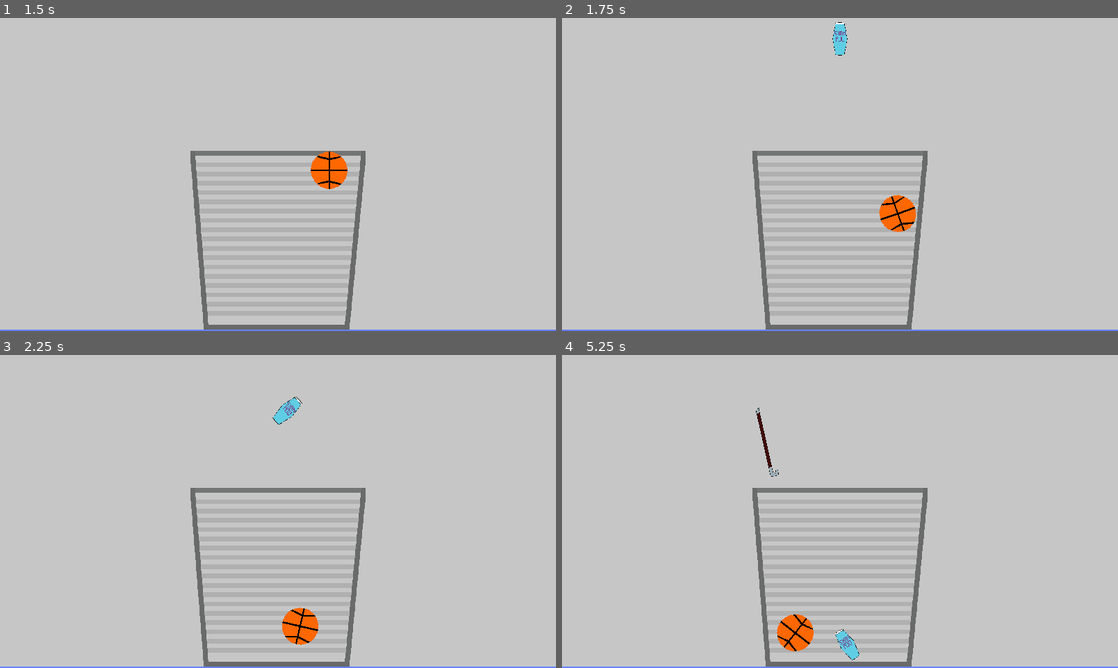
Above: before the commit, frames 1-4 (two rows, left to right).
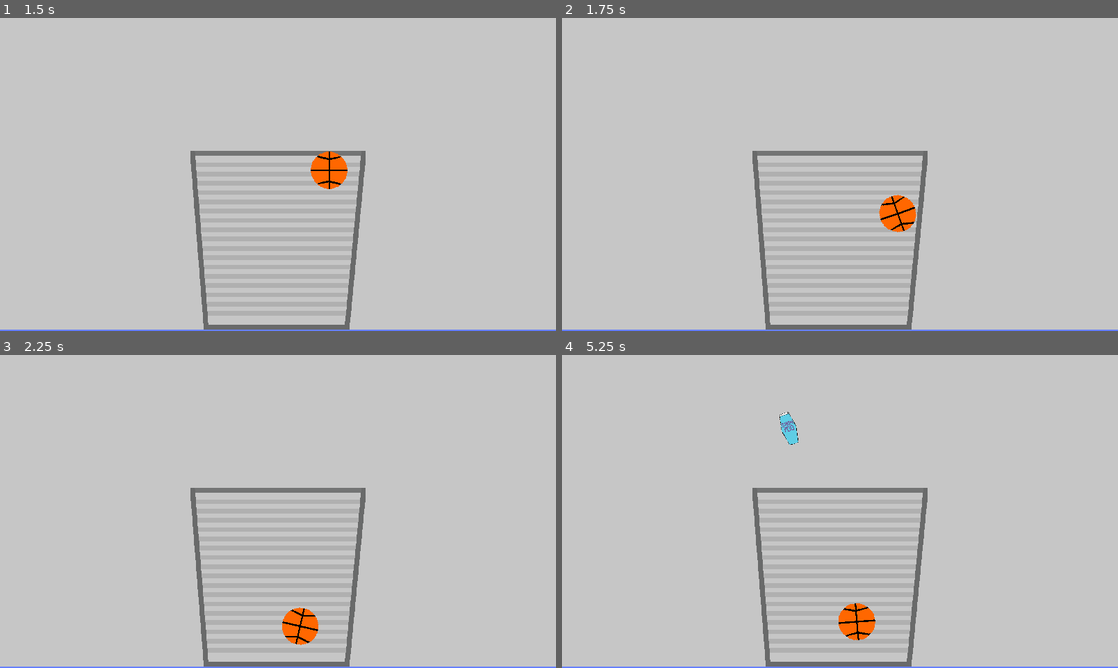
Above: after the commit, the same moments.

Repository: TinyWhaleCloud/ld50-trashytowers
Game: Godot game, scene res://screens/title_screen/TitleScreen.tscn
Same seed, same stepped clock (60 frames per second), same inputs: the game is played once before the commit and once after it. The engine's default icon, where the game draws it, is replaced by a stand-in: a white triangle on a blue panel in a dark square.
Inputs:
- Up to frame 1 (1.5 s): tap Enter at 0.5 s; hold D (player1_right) 0.53-1.28 s; tap Space (player1_drop) at 0.6 s; hold S (player1_down) from 1.28 s (still down); tap Q (player1_turn_ccw) at 1.35 s
- Up to frame 2 (1.75 s): keep holding S (player1_down)
- Up to frame 3 (2.25 s): release S (player1_down) at 2.03 s; hold D (player1_right) from 2.03 s (still down); hold E (player1_turn_cw) from 2.03 s (still down)
- Up to frame 4 (5.25 s): release E (player1_turn_cw) at 2.78 s; tap Space (player1_drop) at 2.85, 5.1 s; release D (player1_right) at 3.53 s; hold Q (player1_turn_ccw) 3.53-4.28 s; hold A (player1_left) 3.53-5.03 s; tap 1 (debug_spawn_player) at 4.15 s; tap E (player1_turn_cw) at 4.35 s; hold S (player1_down) from 5.03 s (still down)

Frame 1 is identical in both runs. In frame 2, 0.2% of the frame differs, in the area x 48-52%, y 1-12%; in frame 3, 0.2%; in frame 4, 1.8%, in the area x 34-57%, y 16-98%.

Commit message:
Add spawn retry timer; fix buggy respawn mechanic

Diff:
--- a/src/actors/player/Player.gd
+++ b/src/actors/player/Player.gd
@@ -5,6 +5,8 @@
 signal trash_dropped
 # Emitted when the player controlled trash collided with something and the player lost control
 signal trash_landed
+# Emitted when the spawn retry timer expired
+signal retry_spawn
 
 # Constants
 const TRASH_SPEED_PLAYER = 200
@@ -58,11 +60,11 @@
     print("[Player] Take trash")
 
     # Take control of the trash
-    trash.start_control()
-    trash.connect("touched_world", self, "_on_Trash_touched_world")
     current_trash = trash
+    current_trash.start_control()
+    current_trash.connect("touched_world", self, "_on_Trash_touched_world", [trash])
 
-# Drop the trash the player is controlling
+# Drop the trash the player is controlling (voluntary drop)
 func drop_trash():
     if not current_trash:
         return
@@ -87,10 +89,19 @@
     return len(overlapping_bodies) == 0
 
 # Called when the player controlled trash was dropped because it collided with something
-func _on_Trash_touched_world():
+func _on_Trash_touched_world(trash):
     # Control was already stopped by the trash itself
     print("[Player] Trash landed!")
-    current_trash = null
 
-    # Emit a signal to the main game for score keeping and spawning new trash
-    emit_signal("trash_landed")
+    # Stop controlling the trash
+    if current_trash == trash:
+        current_trash = null
+
+        # Emit a signal to the main game for score keeping and spawning new trash
+        emit_signal("trash_landed")
+
+# Called when the retry timer expires
+func _on_SpawnRetryTimer_timeout():
+    # Ignore timer when already controlling an object
+    if not current_trash:
+        emit_signal("retry_spawn")
--- a/src/actors/player/Player.tscn
+++ b/src/actors/player/Player.tscn
@@ -16,4 +16,8 @@
 [node name="CollisionShape2D" type="CollisionShape2D" parent="SpawnArea"]
 shape = SubResource( 1 )
 
+[node name="SpawnRetryTimer" type="Timer" parent="."]
+one_shot = true
+
 [connection signal="trash_landed" from="." to="." method="_on_Player_trash_landed"]
+[connection signal="timeout" from="SpawnRetryTimer" to="." method="_on_SpawnRetryTimer_timeout"]
--- a/src/objects/trash/Trash.gd
+++ b/src/objects/trash/Trash.gd
@@ -29,6 +29,6 @@
 func _on_Trash_body_entered(body):
     # Some collision occured. Drop the trash.
     if not has_landed:
+        has_landed = true
         stop_control()
         emit_signal("touched_world")
-        has_landed = true
--- a/src/screens/main_game/MainGame.gd
+++ b/src/screens/main_game/MainGame.gd
@@ -49,8 +49,9 @@
 
     # Ensure that spawning is safe (i.e. the spawn area is clear)
     if not $Player.is_spawn_area_clear():
+        # Retry spawning after a second using a timer
         print("[MainGame] Spawn area of player is not clear! Delaying spawn...")
-        # TODO: retry
+        $Player/SpawnRetryTimer.start(1)
         return
 
     # Create new trash object
@@ -69,11 +70,7 @@
 
 # Called when the player (voluntarily) dropped a trash object
 func _on_Player_trash_dropped():
-    # TODO: Check WHERE the trash was dropped
     print("[MainGame] Player dropped the trash!")
-
-    # TODO: Spawn new trash
-    #spawn_player_trash()
 
 # Called when the player controlled trash landed (i.e. collided with the world)
 func _on_Player_trash_landed():
@@ -88,3 +85,8 @@
     if body is Trash:
         # TODO: Implement game over
         print("[MainGame] Trash landed on the floor! GAME OVER.")
+
+# Called when the player's spawn retry timer expired
+func _on_Player_retry_spawn():
+    print("[MainGame] Retry spawning...")
+    spawn_player_trash()
--- a/src/screens/main_game/MainGame.tscn
+++ b/src/screens/main_game/MainGame.tscn
@@ -41,6 +41,7 @@
 position = Vector2( 0, 10 )
 shape = SubResource( 2 )
 
+[connection signal="retry_spawn" from="Player" to="." method="_on_Player_retry_spawn"]
 [connection signal="trash_dropped" from="Player" to="." method="_on_Player_trash_dropped"]
 [connection signal="trash_landed" from="Player" to="." method="_on_Player_trash_landed"]
 [connection signal="body_entered" from="FloorArea" to="." method="_on_FloorArea_body_entered"]
